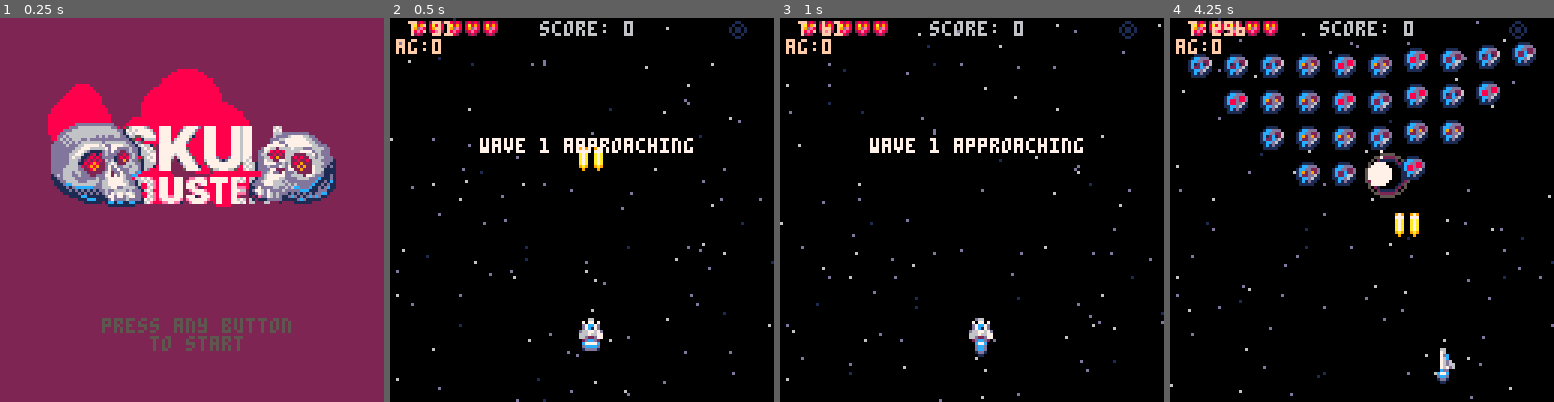
Above: before the commit, frames 1-4 (left to right).
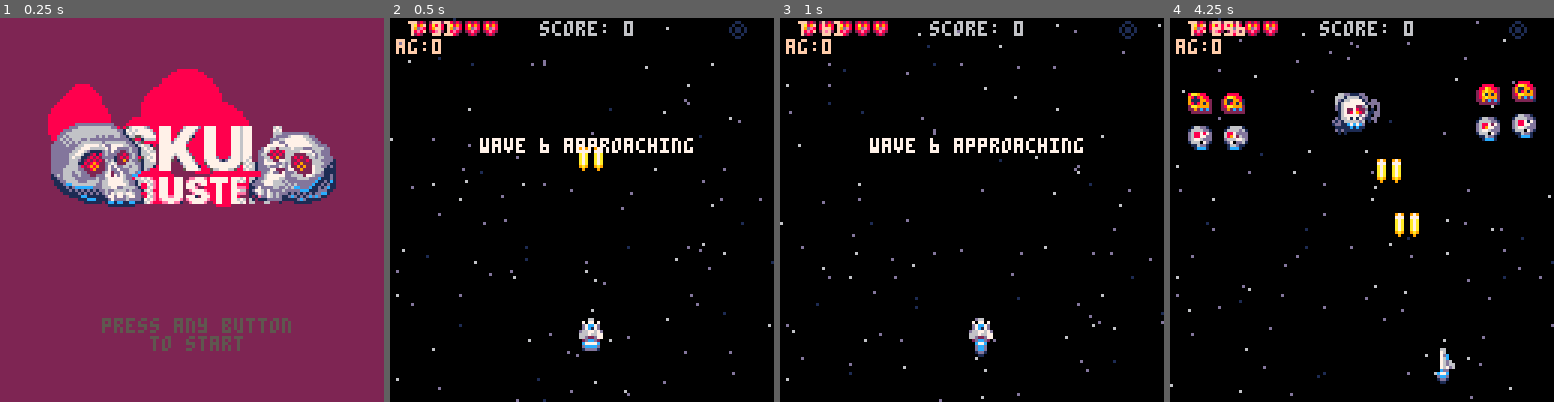
Above: after the commit, the same moments.

Repository: jimmac/pico-shed
Game: PICO-8 cartridge skulls.p8
Same seed, same stepped clock (60 frames per second), same inputs: the game is played once before the commit and once after it.
Inputs:
- Up to frame 1 (0.25 s): no input
- Up to frame 2 (0.5 s): tap X (X key) at 0.33 s
- Up to frame 3 (1 s): tap O (Z key) at 0.7 s
- Up to frame 4 (4.25 s): tap X (X key) at 1.07, 1.85, 2.97, 4.08 s; hold Right 1.6-2.1 s; tap O (Z key) every 0.4 s from 1.7 to 4.1 s; hold Up 2.15-2.42 s; hold Right 2.47-3.03 s; hold Left 3.08-3.58 s; hold Down 3.63-3.97 s; hold Right from 4.02 s (still down)

Frame 1 is identical in both runs. In frame 2, less than 0.1% of the frame differs, in the area x 39-42%, y 31-35%; in frame 3, less than 0.1%; in frame 4, 12%, in the area x 4-96%, y 6-47%.

Commit message:
count score properly

Diff:
--- a/skulls.p8
+++ b/skulls.p8
@@ -6,17 +6,16 @@
 
 -- todo
 
--- make boss explosion
-
 -- polish
+	-- end stats -- ens killed icons
+	             -- time
+	             -- shots fired
+	             -- lives lost
+
 	-- animated start screen blob
 	-- delayed wave label
 	-- special boss music
 	-- special end music
-	-- end stats -- ens killed icons
-	             -- time
-	             -- shots fired
-	             -- lives lost
 
 function _init()
  --custom font
@@ -76,7 +75,7 @@
 	mode="wavetext"
 	flash=0
 	firet=0
-	wave=0
+	wave=5
 	lastwave=7
 	nextwave()
 	wavet=160
@@ -101,6 +100,10 @@
 	ebl={} --enemy bullets
 
 	en={} --enemies
+	deaden={} --dead enemies score
+	for i=1,7 do
+		deaden[i]=0
+	end
 	attackfreq=120
 	allgone=0
 
@@ -707,6 +710,7 @@
 		if btnp(🅾️) then
 			mode="start"
 			btnrelease=false
+			score=0
 			music(0)
 		end
 	end
@@ -885,8 +889,9 @@
  spr(76,48,18,4,4)
 	print("\14 player wins!",31,60+sin(t/90)*2,13)
 	print("\14 player wins!",31,55+sin(t/100)*4,7)
+	stringscore=0
 	if score>0 then
-		local stringscore=score.."00"
+		stringscore=score.."00"
 	end
 	print("final score: "..stringscore,34,74,7)
 	print("record score: "..topscore.."00",30,80,6)
@@ -919,6 +924,9 @@
 	  if score>topscore then
 	  	topscore=score
 	  	dset(0,topscore)
+	  end
+	  for i=1,#deaden do
+	  	printh(i..": "..deaden[i])
 	  end
 		 mode="youwin"
 		 lockout=t+60
@@ -1131,6 +1139,7 @@
   myen.phbegin=t
   myen.ghost=true
   ebl={}
+  deaden[7]=1
   sfx(51)
   return
  end
@@ -1153,6 +1162,7 @@
 	setoff_sw(encx,ency,5)
 	setoff_explosion(encx,ency,nil)
 	del(en,myen)
+	deaden[myen.type]+=1
 	--miniboss
 	if myen.type==6 then
 		--explode extra where it was
